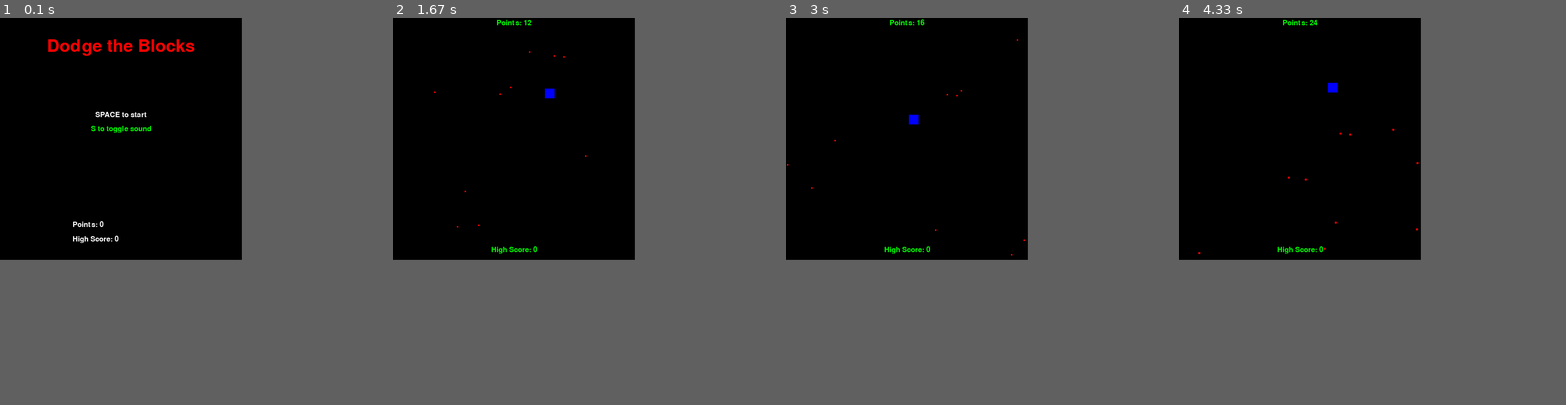
Above: before the commit, frames 1-4 (left to right).
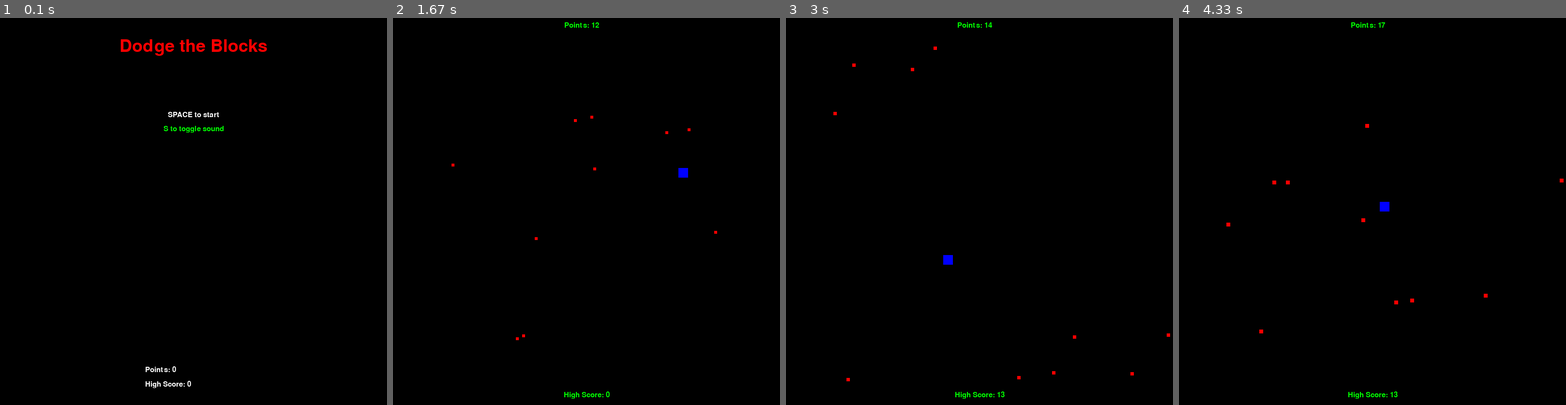
Above: after the commit, the same moments.

Repository: brianh00/pygame_blocks
Game: pygame game, started from main.py
Two runs of this game, one before a commit and one after it. Both use one fixed random seed, a clock stepped at 60 frames per second and the inputs below.
Inputs:
- Up to frame 1 (0.1 s): no input
- Up to frame 2 (1.67 s): tap Space at 0.33, 0.73, 1.03, 1.23, 1.57 s; hold Right 0.67-1.13 s; hold Up 1.17-1.47 s; hold Right from 1.5 s (still down)
- Up to frame 3 (3 s): tap Space at 1.87, 2.07, 2.37, 2.63, 2.97 s; release Right at 1.97 s; hold Left 2-2.53 s; hold Down 2.57-2.87 s; hold Left from 2.9 s (still down)
- Up to frame 4 (4.33 s): tap Space at 3.27, 3.4, 3.8, 4.1 s; release Left at 3.3 s; hold Up 3.33-3.7 s; hold Right from 3.73 s (still down)
In our replay, the window is 500x500 before the commit and 800x800 after it. These sizes can differ from the game's own. Grey fills any space a smaller window leaves; there, only what the larger window draws over its background counts as a difference.

The runs differ from the first frame. In frame 1, 1.7% of the frame differs, in the area x 12-69%, y 5-96%; in frame 2, 0.5%; in frame 3, 0.5%; in frame 4, 0.6%.

Commit message:
Fixed some edge cases, display bigger now

Diff:
--- a/enemy.py
+++ b/enemy.py
@@ -3,25 +3,28 @@
 
 
 class Enemy:
-    def __init__(self, speed=3):
+    def __init__(self, speed, size):
         self.enemy_speed = speed
+        self.enemy_size = size
 
     def generate_enemy(self):
         # Returns starting x, y, x movement, y movement
         spawn_location = random.choice(["top", "bottom", "left", "right"])
         if spawn_location == "top":
-            return random.randrange(SCREEN_WIDTH), 0, random.randrange(-self.enemy_speed,
-                                                                       self.enemy_speed), random.randrange(
+            return random.randrange(SCREEN_WIDTH), -self.enemy_size, random.randrange(-self.enemy_speed,
+                                                                                      self.enemy_speed), random.randrange(
+                1,
                 self.enemy_speed)
         elif spawn_location == "bottom":
             return random.randrange(SCREEN_WIDTH), SCREEN_HEIGHT, random.randrange(-self.enemy_speed,
                                                                                    self.enemy_speed), random.randrange(
-                -self.enemy_speed, 0)
+                -self.enemy_speed, -1)
         if spawn_location == "left":
-            return 0, random.randrange(SCREEN_HEIGHT), random.randrange(self.enemy_speed), random.randrange(
+            return -self.enemy_size, random.randrange(SCREEN_HEIGHT), random.randrange(1,
+                                                                                       self.enemy_speed), random.randrange(
                 -self.enemy_speed,
                 self.enemy_speed)
         if spawn_location == "right":
             return random.randrange(SCREEN_HEIGHT), SCREEN_WIDTH, random.randrange(-self.enemy_speed,
                                                                                    self.enemy_speed), random.randrange(
-                self.enemy_speed)
+                1, self.enemy_speed)
--- a/game.py
+++ b/game.py
@@ -4,8 +4,8 @@
 pygame.display.set_caption('Blocks')
 
 # Constants
-SCREEN_WIDTH = 500
-SCREEN_HEIGHT = 500
+SCREEN_WIDTH = 800
+SCREEN_HEIGHT = 800
 FPS = 60
 
 
@@ -49,7 +49,7 @@
                               color='white', display_font=self.score_font)
             pygame.display.update()
         else:
-            self.display_text_center(f"Points: {self.points}", 0, 10, display_font=self.score_font)
+            self.display_text_center(f"Points: {self.points}", 10, 15, display_font=self.score_font)
             self.display_text_center(f"High Score: {self.high_score}", 0, SCREEN_HEIGHT - 20,
                                      display_font=self.score_font)
 
@@ -66,7 +66,7 @@
         new_enemies = []
         for enemy in self.enemy_list:
             new_enemy = (enemy[0] + enemy[2], enemy[1] + enemy[3], enemy[2], enemy[3])
-            if 0 < new_enemy[0] < SCREEN_WIDTH and 0 < new_enemy[1] < SCREEN_HEIGHT:
+            if -self.enemy_size < new_enemy[0] < SCREEN_WIDTH and -self.enemy_size < new_enemy[1] < SCREEN_HEIGHT:
                 new_enemies.append(new_enemy)
         self.enemy_list = new_enemies
 
--- a/main.py
+++ b/main.py
@@ -25,7 +25,7 @@
             game = Game(pause=False, screen_display=screen, sound=game.sound)
 
     for event in pygame.event.get():
-        if event.type == pygame.QUIT:
+        if event.type == pygame.QUIT or (event.type == pygame.KEYDOWN and event.key == pygame.K_ESCAPE):
             game.running = False
         if event.type == pygame.KEYUP and event.key == pygame.K_s:
             game.toggle_sound()
@@ -39,10 +39,10 @@
 
     # Generate enemies
     if len(game.enemy_list) < game.enemy_count:
-        enemy = Enemy(speed=3)
+        enemy = Enemy(speed=5, size=game.enemy_size)
         game.enemy_list.append(enemy.generate_enemy())
         game.points += 1
-        game.enemy_size = max(game.points // 5, 3)
+        game.enemy_size = max(game.points // 2, 3)
     game.move_enemies()
     enemy_hitboxes = game.draw_enemies(screen)
 
--- a/player.py
+++ b/player.py
@@ -4,10 +4,10 @@
 class Player:
 
     def __init__(self, screen):
-        self.player_x = 200
-        self.player_y = 200
+        self.player_x = SCREEN_WIDTH / 2
+        self.player_y = SCREEN_HEIGHT / 2
         self.player_size = 20
-        self.movement_speed = 3
+        self.movement_speed = 5
         self.movement_x = 0
         self.movement_y = 0
         self.player_box = None
@@ -24,9 +24,6 @@
                                            [self.player_x, self.player_y, self.player_size, self.player_size])
 
     def check_pressed(self, pressed):
-        if pressed[pygame.K_SPACE]:
-            self.movement_x = 0
-            self.movement_y = 0
         if pressed[pygame.K_LEFT]:
             self.movement_x = -self.movement_speed
         if pressed[pygame.K_RIGHT]:
